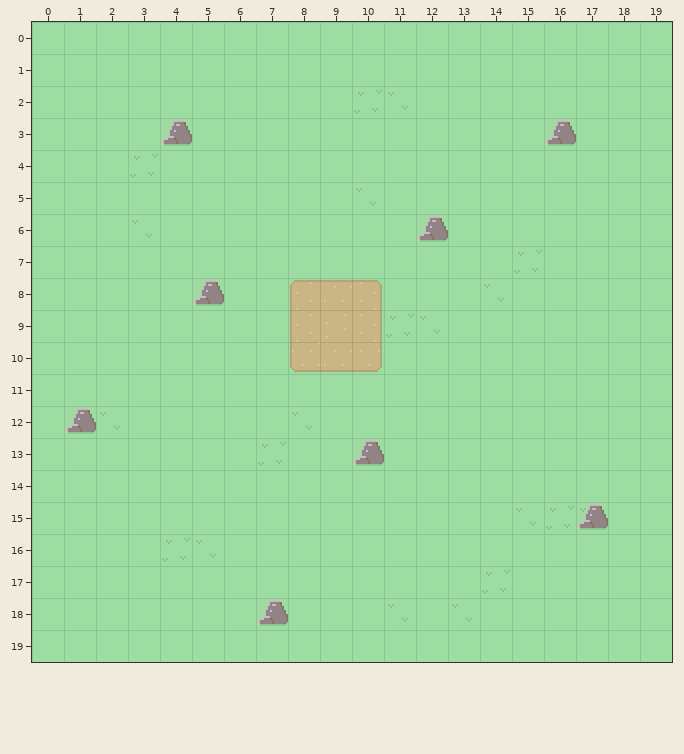
An edit to a level. Tiled map (JSON), server/maps/stress_test.json. The picture above was drawn from the file before the commit.
Cells are 64x64 px. Shown: x 0..19, y 0..19.
The result:
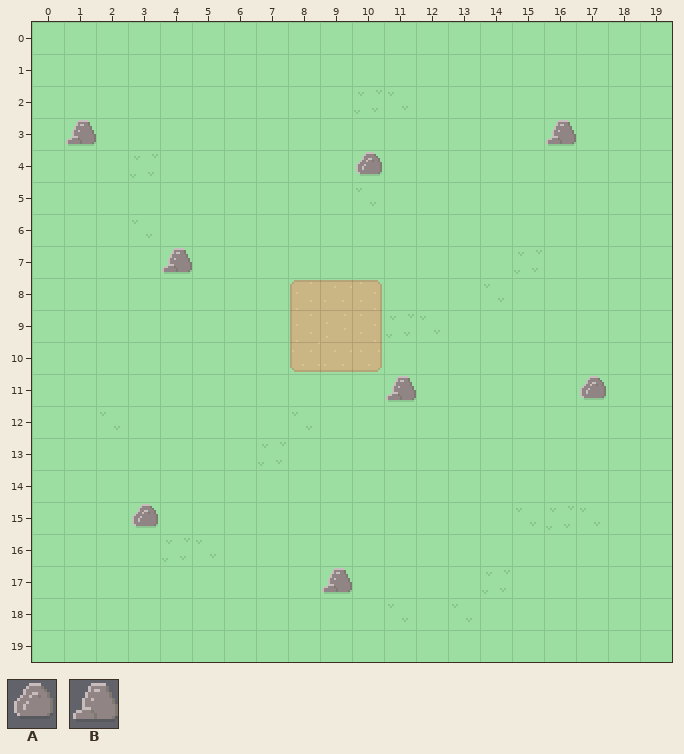
Key: from "tileset0": A 289, B 290.
_ is an empty cell.
From old to new:
Layer "Tile Layer 2":
y 3: x 1 _ -> B; x 4 B -> _
y 4: x 10 _ -> A
y 6: x 12 B -> _
y 7: x 4 _ -> B
y 8: x 5 B -> _
y 11: x 11 _ -> B; x 17 _ -> A
y 12: x 1 B -> _
y 13: x 10 B -> _
y 15: x 3 _ -> A; x 17 B -> _
y 17: x 9 _ -> B
y 18: x 7 B -> _
